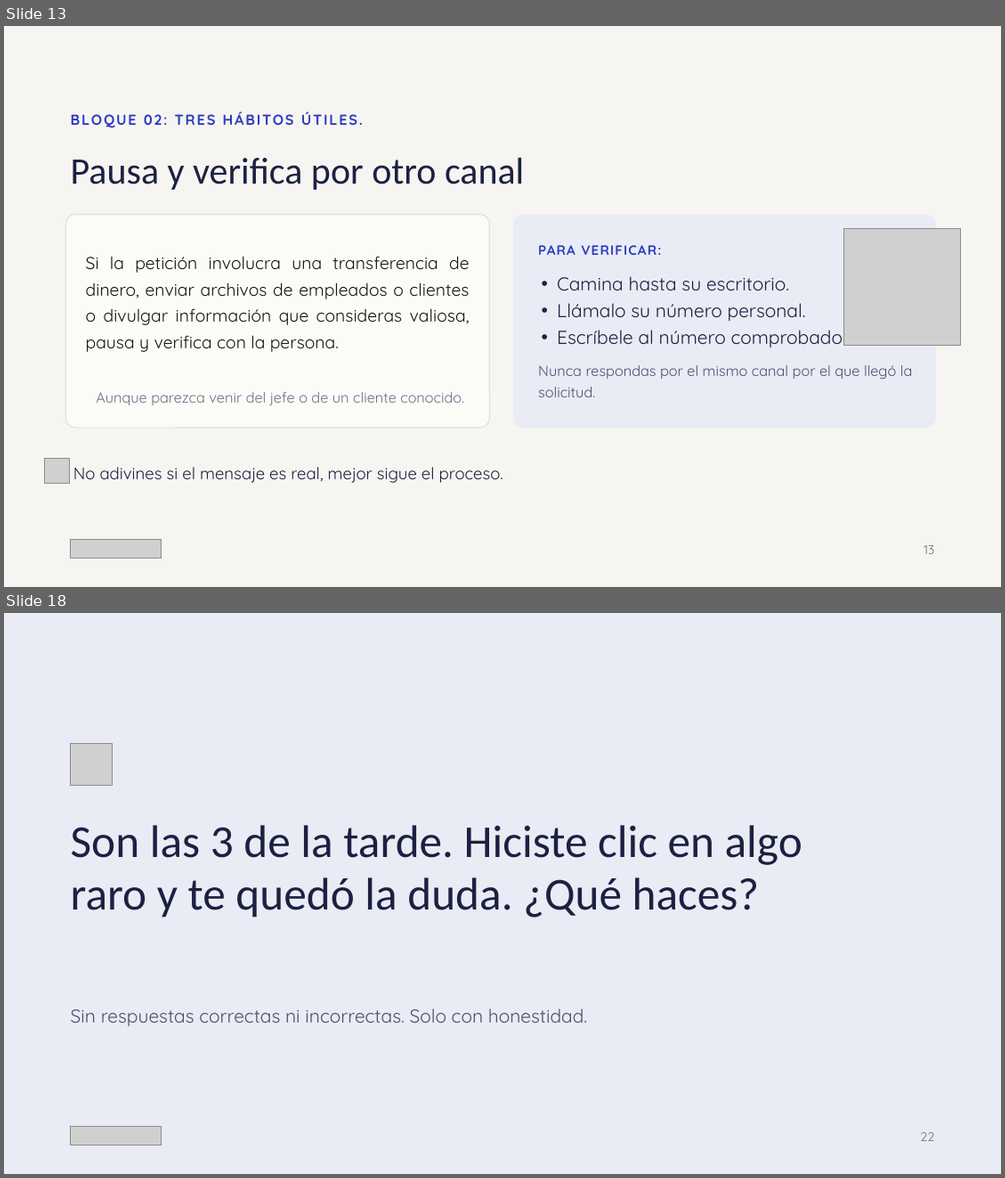
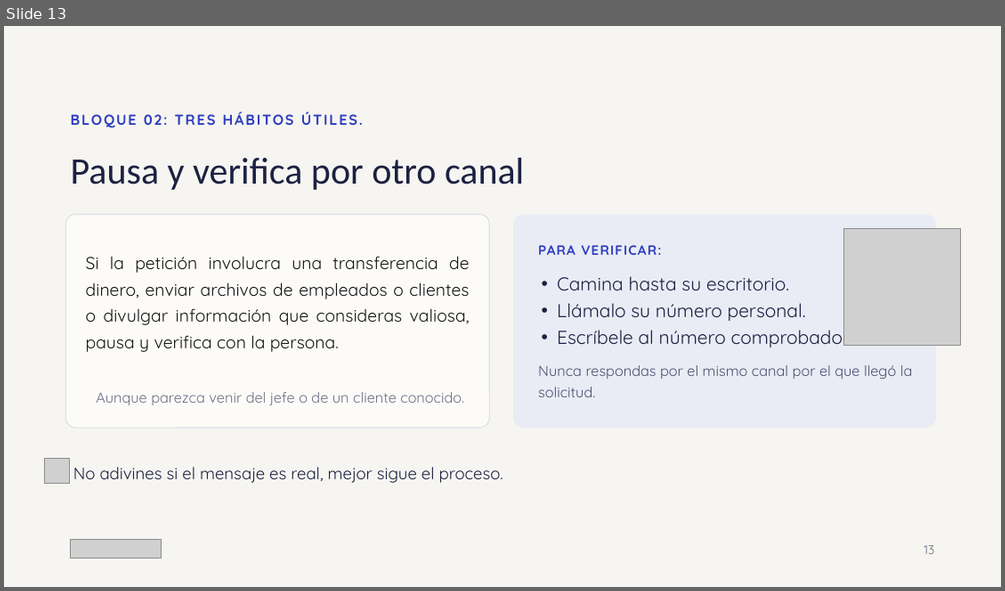
Before and after one commit to pralogy/claudecloudetemasgenerales, a slide deck: Ciberseguridad_sin_ansiedad.pptx. Shown one above the other, each under a label of ours: slides 13 and 18 before the commit, slide 13 after it; the slides between them are not shown. The pictures are 1005x1178 and 1005x591 pixels, drawn with LibreOffice and Linux fonts; fonts in the diff are those of the drawing; grey boxes stand for pictures. Boxes give left, top, right and bottom in pixels: in the first picture for what was removed or moved away, otherwise in the second. Text is boxed around its words. In the diff, an @@ line names an element or a change of style, - is before the commit and + after.

```diff
--- a/Ciberseguridad_sin_ansiedad.pptx
+++ b/Ciberseguridad_sin_ansiedad.pptx
@@ slide 18 removed at [4,613,1001,1174], background #E9ECF4 @@
@@ picture removed at [71,743,113,785] @@
@@ title removed at [71,825,802,917] @@
-Son las 3 de la tarde. Hiciste clic en algo raro y te quedó la duda. ¿Qué haces?
@@ text removed at [71,1008,587,1026] @@
-Sin respuestas correctas ni incorrectas. Solo con honestidad.
@@ picture removed at [71,1126,162,1144] @@
@@ text removed at [920,1132,934,1141] @@
-22
```
Also in this commit, not shown: 7 slides changed, 2 slides added, 4 other slides removed.
